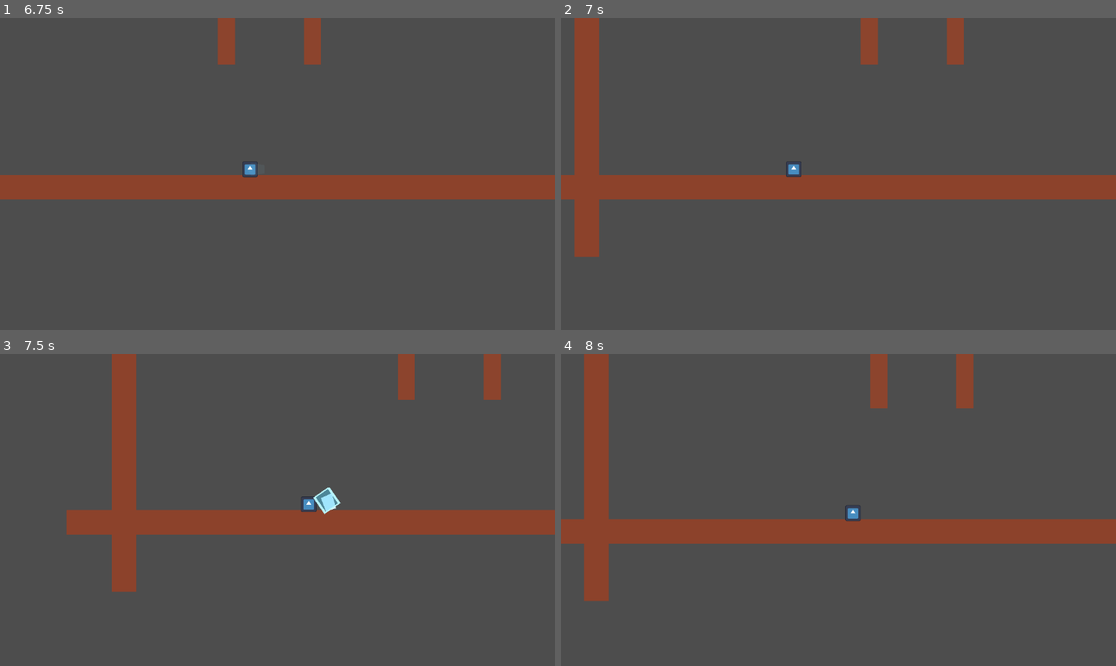
Above: before the commit, frames 1-4 (two rows, left to right).
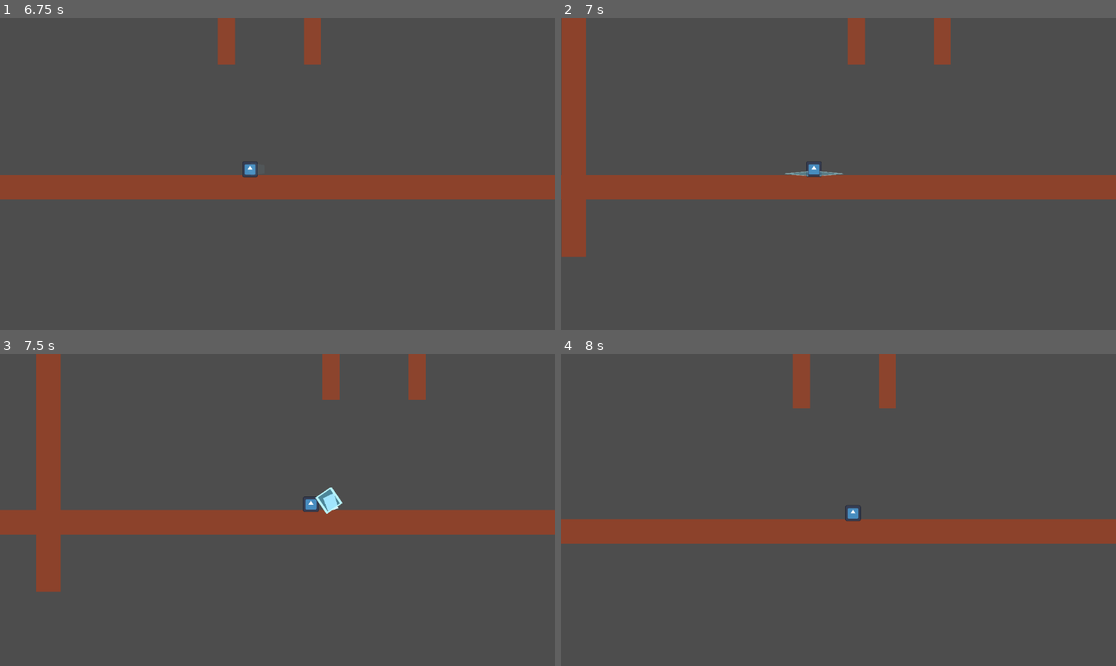
Above: after the commit, the same moments.

Repository: ggonzalez66/ruby1
Game: Godot game, scene res://main.tscn
The game is run twice, just before and just after one commit, with the same random seed, the same clock (stepped at 60 frames per second) and the same inputs. The engine's default icon, where the game draws it, is replaced by a stand-in: a white triangle on a blue panel in a dark square.
Inputs:
- Up to frame 1 (6.75 s): hold Right (move_right) 0.53-2.03 s; tap C (attack) at 0.6, 1.55, 2.1, 3.05, 4.35, 5.85 s; tap X (jump) at 0.77, 1.52, 3.02, 3.77, 4.52, 6.02 s; tap S (heavy_attack) at 0.8, 1.35, 2.3, 3.6, 5.1 s; hold Left (move_left) 2.03-2.78 s; hold Right (move_right) 2.78-4.28 s; tap Z (dash) at 2.85, 6.6 s; hold Left (move_left) 4.28-5.03 s; hold Right (move_right) 5.03-5.78 s; hold Left (move_left) from 5.78 s (still down)
- Up to frame 2 (7 s): keep holding Left (move_left); tap X (jump) at 6.77 s; tap S (heavy_attack) at 6.8 s
- Up to frame 3 (7.5 s): release Left (move_left) at 7.28 s; hold Right (move_right) from 7.28 s (still down); tap S (heavy_attack) at 7.35 s
- Up to frame 4 (8 s): keep holding Right (move_right); tap X (jump) at 7.52 s; tap C (attack) at 7.55 s

Frame 1 is identical in both runs. In frame 2, 4.9% of the frame differs, in the area x 0-73%, y 0-77%; in frame 3, 8.7%, in the area x 0-91%, y 0-77%; in frame 4, 4.9%.

Commit message:
Add heavy landing impact effects

Diff:
--- a/movimiento.gd
+++ b/movimiento.gd
@@ -64,6 +64,8 @@
 @export var ground_heavy_speed := 1240.0
 @export var ground_heavy_end_speed := 320.0
 @export var ground_heavy_reuse_cooldown := 1.0
+@export var heavy_ground_impact_slide_speed := 210.0
+@export var heavy_ground_impact_wave_duration := 0.2
 @export var dash_speed := 760.0
 @export var dash_duration := 0.14
 @export var dash_cooldown := 0.42
@@ -78,6 +80,10 @@
 @onready var charge_visual: Polygon2D = $ChargeVisual
 @onready var charge_outline: Line2D = $ChargeOutline
 @onready var dash_visual: Polygon2D = $DashVisual
+@onready var impact_wave_left: Polygon2D = $ImpactWaveLeft
+@onready var impact_wave_right: Polygon2D = $ImpactWaveRight
+@onready var impact_wave_left_outline: Line2D = $ImpactWaveLeftOutline
+@onready var impact_wave_right_outline: Line2D = $ImpactWaveRightOutline
 
 var facing := 1
 var air_jumps_remaining := 0
@@ -96,6 +102,7 @@
 var is_charging_attack := false
 var air_uppercut_available := true
 var heavy_attack_visual_progress := 0.0
+var heavy_ground_impact_wave_timer := 0.0
 var attack_targets_hit: Array[Area2D] = []
 
 var slash_base_color := Color(1.0, 1.0, 1.0, 0.0)
@@ -104,11 +111,17 @@
 var charge_base_color := Color(1.0, 1.0, 1.0, 0.0)
 var charge_outline_base_color := Color(1.0, 1.0, 1.0, 0.0)
 var dash_visual_base_color := Color(1.0, 1.0, 1.0, 0.0)
+var impact_wave_base_color := Color(1.0, 1.0, 1.0, 0.0)
+var impact_wave_outline_base_color := Color(1.0, 1.0, 1.0, 0.0)
 
 var hitbox_base_position := Vector2.ZERO
 var slash_visual_base_position := Vector2.ZERO
 var slash_area_base_position := Vector2.ZERO
 var slash_outline_base_position := Vector2.ZERO
+var impact_wave_left_base_position := Vector2.ZERO
+var impact_wave_right_base_position := Vector2.ZERO
+var impact_wave_left_outline_base_position := Vector2.ZERO
+var impact_wave_right_outline_base_position := Vector2.ZERO
 var spawn_position := Vector2.ZERO
 
 func _ready() -> void:
@@ -120,16 +133,23 @@
 	charge_base_color = charge_visual.color
 	charge_outline_base_color = charge_outline.default_color
 	dash_visual_base_color = dash_visual.color
+	impact_wave_base_color = impact_wave_left.color
+	impact_wave_outline_base_color = impact_wave_left_outline.default_color
 	hitbox_base_position = hitbox_shape.position
 	slash_visual_base_position = slash_visual.position
 	slash_area_base_position = slash_area_visual.position
 	slash_outline_base_position = slash_outline.position
+	impact_wave_left_base_position = impact_wave_left.position
+	impact_wave_right_base_position = impact_wave_right.position
+	impact_wave_left_outline_base_position = impact_wave_left_outline.position
+	impact_wave_right_outline_base_position = impact_wave_right_outline.position
 	spawn_position = global_position
 	hitbox.area_entered.connect(_on_hitbox_area_entered)
 	_update_facing_visual()
 	_set_attack_active(false)
 	_set_charge_visual_active(false)
 	_set_dash_visual_active(false)
+	_set_impact_wave_active(false)
 
 func _physics_process(delta: float) -> void:
 	var was_on_floor: bool = is_on_floor()
@@ -196,12 +216,13 @@
 	_update_attack_animation()
 	_update_charge_visual()
 	_update_dash_visual()
+	_update_impact_wave_visual()
 	move_and_slide()
 	_update_wall_state()
 	_refresh_attack_hits()
 
 	if attack_mode == ATTACK_HEAVY and is_on_floor():
-		_end_attack()
+		_land_heavy_attack_on_floor()
 	elif attack_mode == ATTACK_HEAVY and is_on_wall():
 		_bounce_out_of_heavy_attack()
 
@@ -218,6 +239,7 @@
 	ground_heavy_cooldown_timer = max(ground_heavy_cooldown_timer - delta, 0.0)
 	dash_cooldown_timer = max(dash_cooldown_timer - delta, 0.0)
 	wall_jump_lock_timer = max(wall_jump_lock_timer - delta, 0.0)
+	heavy_ground_impact_wave_timer = max(heavy_ground_impact_wave_timer - delta, 0.0)
 
 	if attack_timer > 0.0:
 		attack_timer = max(attack_timer - delta, 0.0)
@@ -541,6 +563,42 @@
 	slash_visual.scale = Vector2.ONE
 	slash_area_visual.scale = Vector2.ONE
 	slash_outline.scale = Vector2.ONE
+
+func _set_impact_wave_active(active: bool) -> void:
+	impact_wave_left.visible = active
+	impact_wave_right.visible = active
+	impact_wave_left_outline.visible = active
+	impact_wave_right_outline.visible = active
+	if not active:
+		impact_wave_left.color = Color(impact_wave_base_color.r, impact_wave_base_color.g, impact_wave_base_color.b, 0.0)
+		impact_wave_right.color = impact_wave_left.color
+		impact_wave_left_outline.default_color = Color(impact_wave_outline_base_color.r, impact_wave_outline_base_color.g, impact_wave_outline_base_color.b, 0.0)
+		impact_wave_right_outline.default_color = impact_wave_left_outline.default_color
+
+func _update_impact_wave_visual() -> void:
+	if heavy_ground_impact_wave_timer <= 0.0:
+		if impact_wave_left.visible:
+			_set_impact_wave_active(false)
+		return
+
+	var progress: float = 1.0 - (heavy_ground_impact_wave_timer / heavy_ground_impact_wave_duration)
+	var width_scale: float = lerp(0.5, 1.7, progress)
+	var height_scale: float = lerp(0.65, 1.15, progress)
+	var alpha: float = lerp(0.65, 0.0, progress)
+	var rise: float = lerp(0.0, -10.0, progress)
+
+	impact_wave_left.position = impact_wave_left_base_position + Vector2(-16.0 * progress, rise)
+	impact_wave_right.position = impact_wave_right_base_position + Vector2(16.0 * progress, rise)
+	impact_wave_left_outline.position = impact_wave_left_outline_base_position + Vector2(-16.0 * progress, rise)
+	impact_wave_right_outline.position = impact_wave_right_outline_base_position + Vector2(16.0 * progress, rise)
+	impact_wave_left.scale = Vector2(width_scale, height_scale)
+	impact_wave_right.scale = Vector2(width_scale, height_scale)
+	impact_wave_left_outline.scale = Vector2(width_scale, height_scale)
+	impact_wave_right_outline.scale = Vector2(width_scale, height_scale)
+	impact_wave_left.color = Color(impact_wave_base_color.r, impact_wave_base_color.g, impact_wave_base_color.b, alpha)
+	impact_wave_right.color = impact_wave_left.color
+	impact_wave_left_outline.default_color = Color(impact_wave_outline_base_color.r, impact_wave_outline_base_color.g, impact_wave_outline_base_color.b, alpha * 1.1)
+	impact_wave_right_outline.default_color = impact_wave_left_outline.default_color
 
 func _set_attack_active(active: bool) -> void:
 	hitbox.monitoring = active
@@ -820,6 +878,17 @@
 	_cancel_attack_for_chain()
 	velocity.x = -facing * charged_air_bounce_back_speed
 	velocity.y = jump_velocity * heavy_bounce_vertical_ratio
+
+func _land_heavy_attack_on_floor() -> void:
+	if attack_mode != ATTACK_HEAVY:
+		return
+
+	_cancel_attack_for_chain()
+	velocity.x = facing * heavy_ground_impact_slide_speed
+	velocity.y = 0.0
+	heavy_ground_impact_wave_timer = heavy_ground_impact_wave_duration
+	_set_impact_wave_active(true)
+	_update_impact_wave_visual()
 
 func _apply_light_hit_stall() -> void:
 	velocity.y = min(velocity.y, light_hit_stall_up_speed)
@@ -885,5 +954,11 @@
 	_set_attack_active(false)
 	_set_charge_visual_active(false)
 	_set_dash_visual_active(false)
+	heavy_ground_impact_wave_timer = 0.0
+	_set_impact_wave_active(false)
+	impact_wave_left.position = impact_wave_left_base_position
+	impact_wave_right.position = impact_wave_right_base_position
+	impact_wave_left_outline.position = impact_wave_left_outline_base_position
+	impact_wave_right_outline.position = impact_wave_right_outline_base_position
 	_reset_attack_pose()
 	_update_facing_visual()
--- a/playerr.tscn
+++ b/playerr.tscn
@@ -78,3 +78,29 @@
 position = Vector2(-10, -14)
 color = Color(0.588235, 0.882353, 0.976471, 0)
 polygon = PackedVector2Array(-30, -10, 8, -16, 20, 0, 8, 16, -30, 10)
+
+[node name="ImpactWaveLeft" type="Polygon2D" parent="."]
+visible = false
+position = Vector2(-6, 2)
+color = Color(0.454902, 0.890196, 1, 0)
+polygon = PackedVector2Array(0, -6, -34, -2, -52, 0, -34, 2, 0, 6)
+
+[node name="ImpactWaveRight" type="Polygon2D" parent="."]
+visible = false
+position = Vector2(6, 2)
+color = Color(0.454902, 0.890196, 1, 0)
+polygon = PackedVector2Array(0, -6, 34, -2, 52, 0, 34, 2, 0, 6)
+
+[node name="ImpactWaveLeftOutline" type="Line2D" parent="."]
+visible = false
+position = Vector2(-6, 2)
+width = 2.0
+default_color = Color(0.796078, 0.980392, 1, 0)
+points = PackedVector2Array(0, -6, -34, -2, -52, 0, -34, 2, 0, 6)
+
+[node name="ImpactWaveRightOutline" type="Line2D" parent="."]
+visible = false
+position = Vector2(6, 2)
+width = 2.0
+default_color = Color(0.796078, 0.980392, 1, 0)
+points = PackedVector2Array(0, -6, 34, -2, 52, 0, 34, 2, 0, 6)
